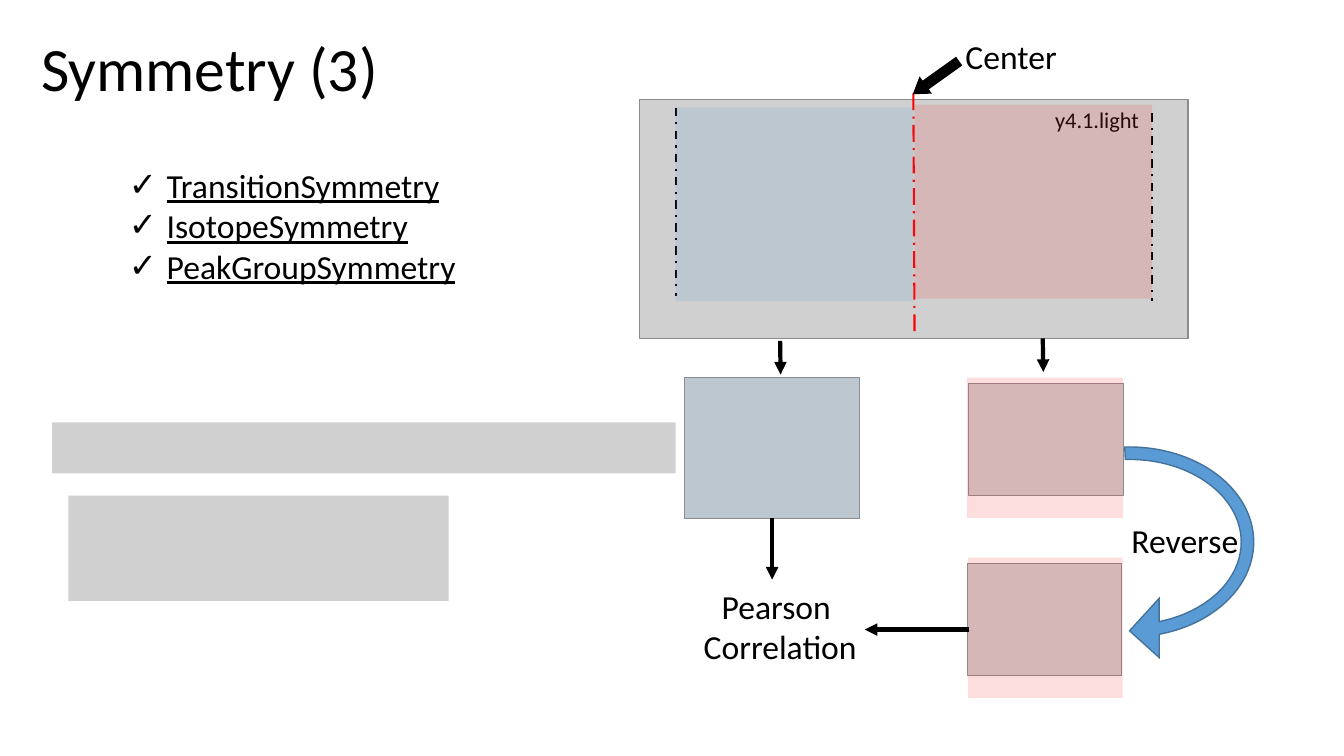
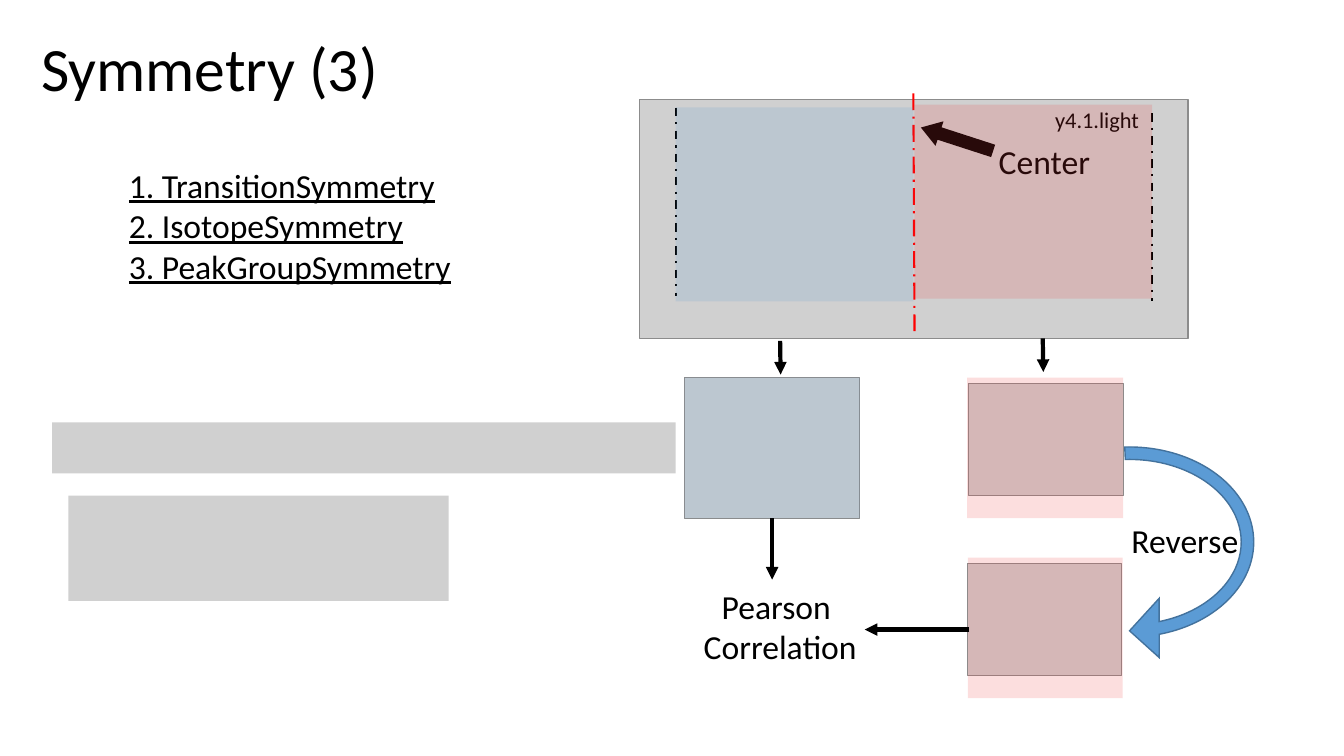
Before and after one commit to ChienChien0712/chromatogram_signal-s_peak_quality_scoring_system, a slide deck: slide 5 of ppt/MRM-QC指標_芊.pptx. Drawn at 1344x756 pixels with LibreOffice and Linux fonts; fonts in the diff are those of the drawing; grey boxes stand for pictures. Boxes give left, top, right and bottom in pixels: in the first picture for what was removed or moved away, otherwise in the second. Text is boxed around its words. In the diff, an @@ line names an element or a change of style, - is before the commit and + after.

Commit message:
peak_quality_scoring_system

```diff
--- a/ppt/MRM-QC指標_芊.pptx
+++ b/ppt/MRM-QC指標_芊.pptx
@@ down arrow at bbox=[919, 117, 996, 162]: rotation 54 to 107 degrees @@
@@ text "Center": place and size @@
-text "Center" at bbox=[965, 47, 1056, 70]
+text "Center" at bbox=[999, 152, 1090, 174]
@@ text at bbox=[129, 174, 451, 285]: text changed @@
-✓ TransitionSymmetry
-✓ IsotopeSymmetry
-✓ PeakGroupSymmetry
+1. TransitionSymmetry
+2. IsotopeSymmetry
+3. PeakGroupSymmetry
```
Also in this commit, not shown: 7 other slides changed, 10 other files.
